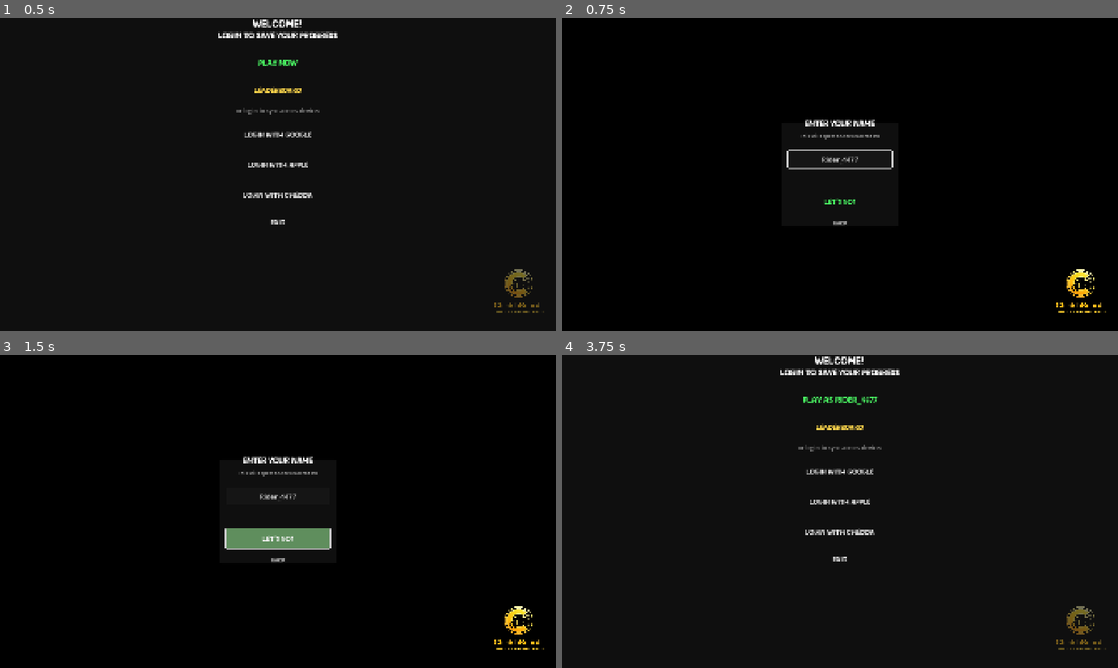
Above: before the commit, frames 1-4 (two rows, left to right).
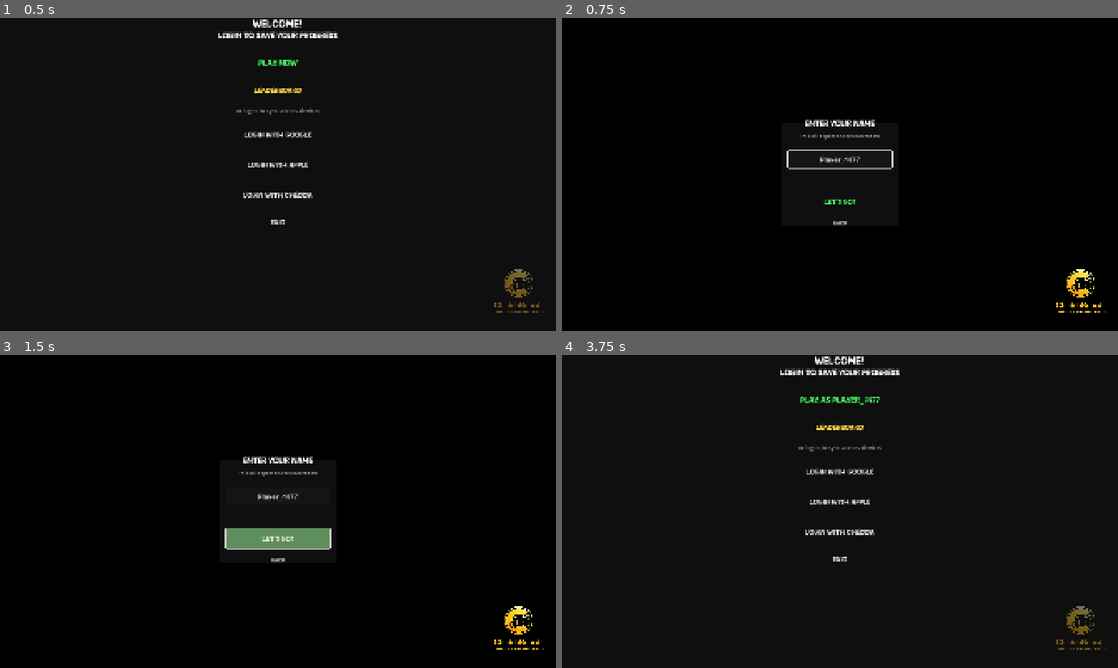
Above: after the commit, the same moments.

Repository: cheddatech/CheddaBoards-Godot
Game: Godot game, scene res://MainMenu.tscn
The game is run twice, just before and just after one commit, with the same random seed, the same clock (stepped at 60 frames per second) and the same inputs.
Inputs:
- Up to frame 1 (0.5 s): no input
- Up to frame 2 (0.75 s): click "PLAY NOW" at 0.5 s
- Up to frame 3 (1.5 s): click "LET'S GO!" at 1.25 s
- Up to frame 4 (3.75 s): click "LET'S GO!" at 2 s; click "LET'S GO!" at 2.75 s; click "Back" at 3.5 s

Frame 1 is identical in both runs. In frame 2, less than 0.1% of the frame differs, in the area x 46-54%, y 44-47%; in frame 3, less than 0.1%; in frame 4, 0.2%, in the area x 42-58%, y 13-16%.
Error before the commit: Invalid call. Nonexistent function 'change_nickname_to' in base 'Node (CheddaBoards.gd)'. (res://MainMenu.gd:743)
Error after the commit: Invalid call. Nonexistent function 'change_nickname_to' in base 'Node (CheddaBoards.gd)'. (res://MainMenu.gd:757)

Commit message:
Update MainMenu.gd

Diff:
--- a/MainMenu.gd
+++ b/MainMenu.gd
@@ -1,4 +1,4 @@
-# MainMenu.gd v1.3.0
+# MainMenu.gd v1.4.0
 # Main menu with authentication flow, profile display, and anonymous name entry
 # - Login panel: PLAY NOW (with name entry), Leaderboard, and login buttons
 # - Name entry panel: For anonymous players to set their display name
@@ -28,6 +28,14 @@
 #   - ChangeNicknameButton, LogoutButton
 #
 # ============================================================
+# DEBUG SHORTCUTS
+# ============================================================
+# F6 - Submit 5 random test scores (for testing leaderboard)
+# F7 - Submit 1 random test score
+# F8 - Force profile refresh
+# F9 - Debug status dump
+#
+# ============================================================
 
 extends Control
 
@@ -182,7 +190,7 @@
 	status_label.text = "Connecting..."
 	_enable_login_buttons(false)
 
-	_log("MainMenu v1.3.0 initialized")
+	_log("MainMenu v1.4.0 initialized")
 
 	# Check if SDK already ready
 	if CheddaBoards.is_ready():
@@ -201,6 +209,12 @@
 	"""Debug keyboard shortcuts"""
 	if event is InputEventKey and event.pressed:
 		match event.keycode:
+			KEY_F6:
+				_test_submit_bulk_scores(5)
+				get_viewport().set_input_as_handled()
+			KEY_F7:
+				_test_submit_random_score()
+				get_viewport().set_input_as_handled()
 			KEY_F8:
 				_log("Force profile refresh (F8)")
 				CheddaBoards.refresh_profile()
@@ -663,10 +677,10 @@
 	return bool(is_mobile)
 
 func _generate_default_name() -> String:
-	"""Generate a unique default name like 'Rider_4829'"""
+	"""Generate a unique default name like 'Player_4829'"""
 	randomize()
 	var suffix = str(randi() % 10000).pad_zeros(4)
-	return "Rider_%s" % suffix
+	return "Player_%s" % suffix
 
 func _show_mobile_name_prompt():
 	"""Show native prompt for mobile web users"""
@@ -889,6 +903,36 @@
 	return anonymous_player_id
 
 # ============================================================
+# DEBUG / TESTING (F6, F7)
+# ============================================================
+
+func _test_submit_random_score():
+	"""F7 - Submit single random score for testing leaderboard"""
+	randomize()
+	var test_name = "Test_%04d" % (randi() % 10000)
+	var test_score = randi_range(500, 7000)
+	var test_streak = randi_range(1, 10)
+	var test_id = "test_%d_%d" % [Time.get_unix_time_from_system(), randi() % 10000]
+
+	CheddaBoards.set_player_id(test_id)
+	CheddaBoards.login_anonymous(test_name)
+	CheddaBoards.submit_score(test_score, test_streak)
+
+	_log("TEST: %s submitted %d pts (streak: %d)" % [test_name, test_score, test_streak])
+	_set_status("Test: %s - %d pts" % [test_name, test_score], false)
+
+func _test_submit_bulk_scores(count: int = 5):
+	"""F6 - Submit multiple random scores for testing"""
+	_log("TEST: Submitting %d random scores..." % count)
+	_set_status("Submitting %d test scores..." % count, false)
+
+	for i in count:
+		await get_tree().create_timer(0.3).timeout
+		_test_submit_random_score()
+
+	_log("TEST: Bulk submission complete")
+
+# ============================================================
 # LOGGING
 # ============================================================
 
@@ -904,7 +948,7 @@
 	"""Dump debug info (F9)"""
 	print("")
 	print("========================================")
-	print("       MainMenu Debug v1.3.0           ")
+	print("       MainMenu Debug v1.4.0           ")
 	print("========================================")
 	print(" State")
 	print("  - Is Logging In:   %s" % str(is_logging_in))
@@ -920,6 +964,12 @@
 	print("  - Is Authenticated:%s" % str(CheddaBoards.is_authenticated()))
 	print("  - Is Anonymous:    %s" % str(CheddaBoards.is_anonymous()))
 	print("  - Nickname:        %s" % CheddaBoards.get_nickname())
+	print("----------------------------------------")
+	print(" Debug Shortcuts")
+	print("  - F6: Submit 5 random test scores")
+	print("  - F7: Submit 1 random test score")
+	print("  - F8: Force profile refresh")
+	print("  - F9: This debug dump")
 	print("========================================")
 	print("")
 
